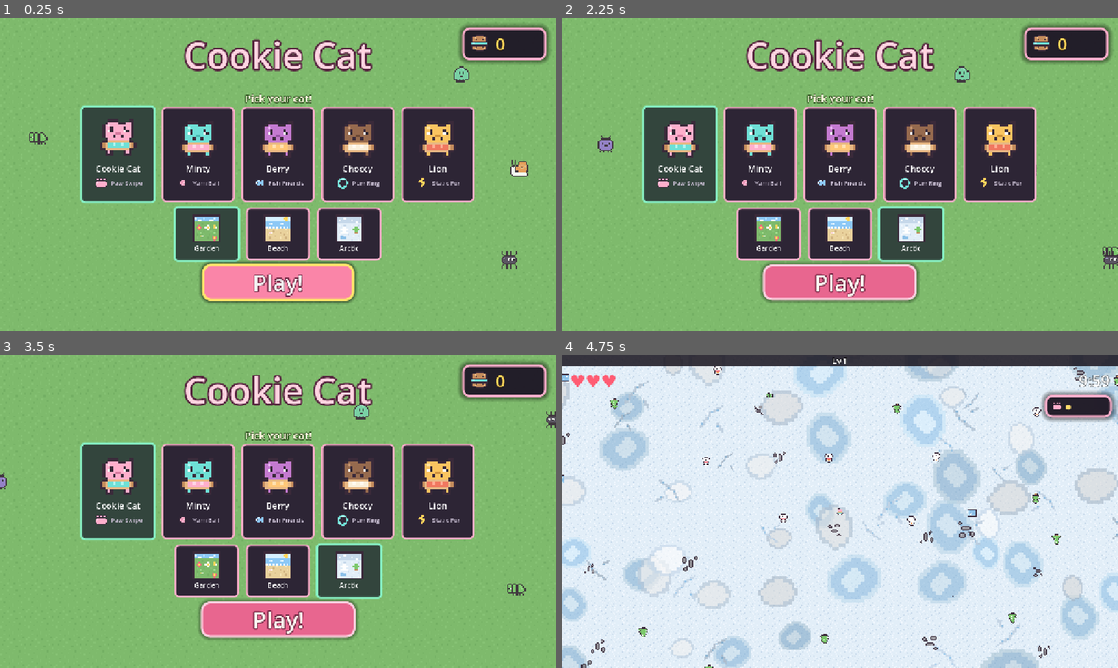
Above: before the commit, frames 1-4 (two rows, left to right).
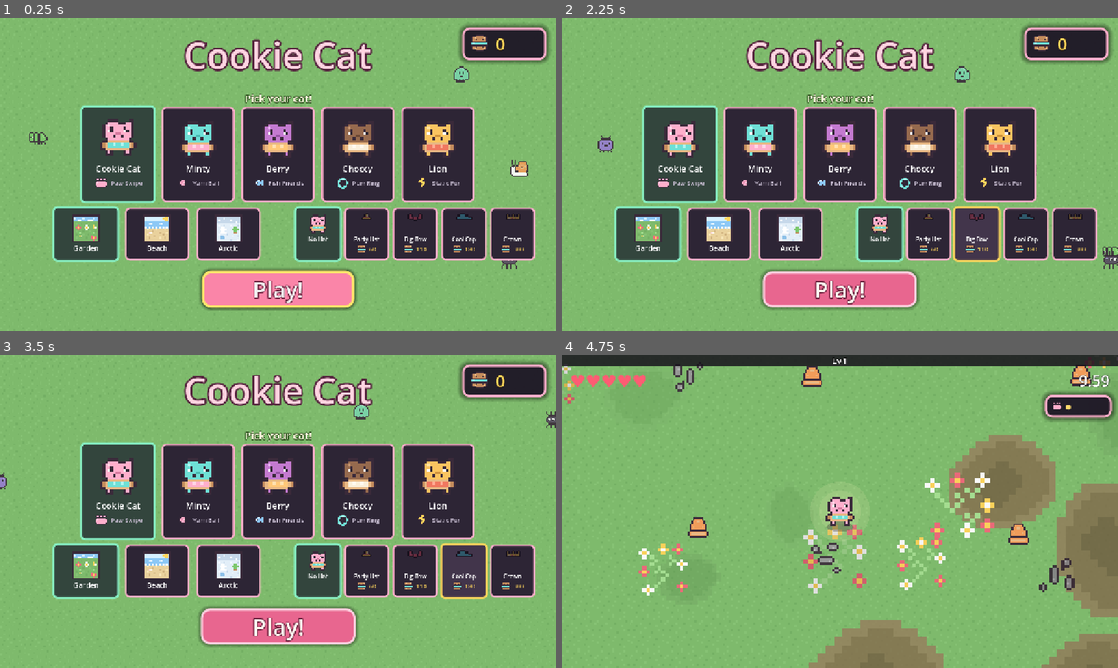
Above: after the commit, the same moments.

Repository: lukew-cogapp/cookie-cat
Game: Godot game, scene res://scenes/start_screen.tscn
Same seed, same stepped clock (60 frames per second), same inputs: the game is played once before the commit and once after it.
Inputs (mouse positions are in pixels of both pictures, inside the frame that each line leads up to):
- Up to frame 1 (0.25 s): no input
- Up to frame 2 (2.25 s): click (878, 233) at 0.52 s; click (928, 233) at 1.27 s; click (979, 233) at 2.02 s
- Up to frame 3 (3.5 s): click (461, 570) at 2.77 s
- Up to frame 4 (4.75 s): click (1073, 570) at 3.52 s; click "Play!" at 4.25 s

The runs differ from the first frame. In frame 1, 16% of the frame differs, in the area x 9-97%, y 60-94%; in frame 2, 15%; in frame 3, 15%; in frame 4, 95%, in the area x 0-100%, y 2-100%.
Error before the commit: Invalid access to property or key 'STARTER_HAT' on a base object of type 'Node (tuning.gd)'. (res://scripts/save_state.gd:35)

Commit message:
Add the hat shop, fix its overlap with the maps, and take WASD in menus
Declaring a ui_* action replaces Godot's built-in events rather than adding
to them, so the arrows, stick and D-pad are restated alongside the letters.

Diff:
--- a/project.godot
+++ b/project.godot
@@ -85,6 +85,27 @@
 ]
 }
 
+ui_left={
+"deadzone": 0.2,
+"events": [Object(InputEventKey,"resource_local_to_scene":false,"resource_name":"","device":-1,"window_id":0,"alt_pressed":false,"shift_pressed":false,"ctrl_pressed":false,"meta_pressed":false,"pressed":false,"keycode":0,"physical_keycode":65,"key_label":0,"unicode":0,"location":0,"echo":false,"script":null), Object(InputEventKey,"resource_local_to_scene":false,"resource_name":"","device":-1,"window_id":0,"alt_pressed":false,"shift_pressed":false,"ctrl_pressed":false,"meta_pressed":false,"pressed":false,"keycode":0,"physical_keycode":4194319,"key_label":0,"unicode":0,"location":0,"echo":false,"script":null), Object(InputEventJoypadMotion,"resource_local_to_scene":false,"resource_name":"","device":-1,"axis":0,"axis_value":-1.0,"script":null), Object(InputEventJoypadButton,"resource_local_to_scene":false,"resource_name":"","device":-1,"button_index":13,"pressure":0.0,"pressed":false,"script":null)
+]
+}
+ui_right={
+"deadzone": 0.2,
+"events": [Object(InputEventKey,"resource_local_to_scene":false,"resource_name":"","device":-1,"window_id":0,"alt_pressed":false,"shift_pressed":false,"ctrl_pressed":false,"meta_pressed":false,"pressed":false,"keycode":0,"physical_keycode":68,"key_label":0,"unicode":0,"location":0,"echo":false,"script":null), Object(InputEventKey,"resource_local_to_scene":false,"resource_name":"","device":-1,"window_id":0,"alt_pressed":false,"shift_pressed":false,"ctrl_pressed":false,"meta_pressed":false,"pressed":false,"keycode":0,"physical_keycode":4194321,"key_label":0,"unicode":0,"location":0,"echo":false,"script":null), Object(InputEventJoypadMotion,"resource_local_to_scene":false,"resource_name":"","device":-1,"axis":0,"axis_value":1.0,"script":null), Object(InputEventJoypadButton,"resource_local_to_scene":false,"resource_name":"","device":-1,"button_index":14,"pressure":0.0,"pressed":false,"script":null)
+]
+}
+ui_up={
+"deadzone": 0.2,
+"events": [Object(InputEventKey,"resource_local_to_scene":false,"resource_name":"","device":-1,"window_id":0,"alt_pressed":false,"shift_pressed":false,"ctrl_pressed":false,"meta_pressed":false,"pressed":false,"keycode":0,"physical_keycode":87,"key_label":0,"unicode":0,"location":0,"echo":false,"script":null), Object(InputEventKey,"resource_local_to_scene":false,"resource_name":"","device":-1,"window_id":0,"alt_pressed":false,"shift_pressed":false,"ctrl_pressed":false,"meta_pressed":false,"pressed":false,"keycode":0,"physical_keycode":4194320,"key_label":0,"unicode":0,"location":0,"echo":false,"script":null), Object(InputEventJoypadMotion,"resource_local_to_scene":false,"resource_name":"","device":-1,"axis":1,"axis_value":-1.0,"script":null), Object(InputEventJoypadButton,"resource_local_to_scene":false,"resource_name":"","device":-1,"button_index":11,"pressure":0.0,"pressed":false,"script":null)
+]
+}
+ui_down={
+"deadzone": 0.2,
+"events": [Object(InputEventKey,"resource_local_to_scene":false,"resource_name":"","device":-1,"window_id":0,"alt_pressed":false,"shift_pressed":false,"ctrl_pressed":false,"meta_pressed":false,"pressed":false,"keycode":0,"physical_keycode":83,"key_label":0,"unicode":0,"location":0,"echo":false,"script":null), Object(InputEventKey,"resource_local_to_scene":false,"resource_name":"","device":-1,"window_id":0,"alt_pressed":false,"shift_pressed":false,"ctrl_pressed":false,"meta_pressed":false,"pressed":false,"keycode":0,"physical_keycode":4194322,"key_label":0,"unicode":0,"location":0,"echo":false,"script":null), Object(InputEventJoypadMotion,"resource_local_to_scene":false,"resource_name":"","device":-1,"axis":1,"axis_value":1.0,"script":null), Object(InputEventJoypadButton,"resource_local_to_scene":false,"resource_name":"","device":-1,"button_index":12,"pressure":0.0,"pressed":false,"script":null)
+]
+}
+
 [physics]
 
 ; Enemies are moved by hand in one loop and hit by distance checks, so nothing
--- a/scenes/start_screen.tscn
+++ b/scenes/start_screen.tscn
@@ -129,14 +129,29 @@
 anchor_top = 0.5
 anchor_right = 0.5
 anchor_bottom = 0.5
-offset_left = -260.0
+offset_left = -620.0
 offset_top = 76.0
-offset_right = 260.0
+offset_right = -40.0
 offset_bottom = 198.0
 grow_horizontal = 2
 grow_vertical = 2
-alignment = 1
+alignment = 2
 theme_override_constants/separation = 16
+
+[node name="Hats" type="HBoxContainer" parent="."]
+anchors_preset = 8
+anchor_left = 0.5
+anchor_top = 0.5
+anchor_right = 0.5
+anchor_bottom = 0.5
+offset_left = 40.0
+offset_top = 76.0
+offset_right = 620.0
+offset_bottom = 198.0
+grow_horizontal = 2
+grow_vertical = 2
+alignment = 0
+theme_override_constants/separation = 8
 
 [node name="Play" type="Button" parent="."]
 anchors_preset = 8
@@ -145,9 +160,9 @@
 anchor_right = 0.5
 anchor_bottom = 0.5
 offset_left = -170.0
-offset_top = 210.0
+offset_top = 226.0
 offset_right = 170.0
-offset_bottom = 286.0
+offset_bottom = 302.0
 grow_horizontal = 2
 grow_vertical = 2
 text = "Play!"
--- a/scripts/start_screen.gd
+++ b/scripts/start_screen.gd
@@ -9,6 +9,7 @@
 @onready var _title: Label = $Title
 @onready var _cards: HBoxContainer = $Cards
 @onready var _maps: HBoxContainer = $Maps
+@onready var _hats: HBoxContainer = $Hats
 @onready var _play: Button = $Play
 @onready var _cookies: Label = $Cookies/Pad/Row/Count
 @onready var _stats: Label = $Stats
@@ -24,6 +25,12 @@
 ## The same pair for the map row.
 var _map_buttons: Dictionary = {}
 var _map_arts: Dictionary = {}
+## And for the hat shop, plus each card's price row, hidden once it is owned.
+var _hat_buttons: Dictionary = {}
+var _hat_arts: Dictionary = {}
+var _hat_prices: Dictionary = {}
+## Hat overlay per cat card, so the picker shows the cat as it will play.
+var _cat_hats: Dictionary = {}
 var _hop: Tween
 
 
@@ -38,6 +45,7 @@
 	Save.changed.connect(_refresh)
 	_build_cards()
 	_build_map_cards()
+	_build_hat_cards()
 	_wire_focus()
 	_select(Run.cat)
 	_select_map(Run.map)
@@ -57,6 +65,7 @@
 
 func _refresh() -> void:
 	_cookies.text = str(Save.cookies)
+	_refresh_hats()
 	if Save.runs == 0:
 		# A first-time player has no history worth printing.
 		_stats.text = ""
@@ -83,6 +92,13 @@
 		_maps.add_child(b)
 
 
+func _build_hat_cards() -> void:
+	for id: String in Tuning.HATS:
+		var b := _hat_card(id)
+		_hat_buttons[id] = b
+		_hats.add_child(b)
+
+
 ## A card: the cat, its name, and the toy it starts with. Nothing is locked, so
 ## there is no price row and no greyed state to draw.
 func _card(id: String) -> Button:
@@ -112,6 +128,17 @@
 	art.texture_filter = CanvasItem.TEXTURE_FILTER_NEAREST
 	_arts[id] = art
 	col.add_child(art)
+
+	# The equipped hat, over the portrait: hat and cat are both 16x16 sharing
+	# an origin, so a full-rect overlay lines the pixels up.
+	var hat := TextureRect.new()
+	hat.set_anchors_preset(Control.PRESET_FULL_RECT)
+	hat.expand_mode = TextureRect.EXPAND_IGNORE_SIZE
+	hat.stretch_mode = TextureRect.STRETCH_KEEP_ASPECT_CENTERED
+	hat.texture_filter = CanvasItem.TEXTURE_FILTER_NEAREST
+	hat.mouse_filter = Control.MOUSE_FILTER_IGNORE
+	_cat_hats[id] = hat
+	art.add_child(hat)
 
 	var cat_name := Label.new()
 	cat_name.text = String(cat["name"])
@@ -176,6 +203,61 @@
 	return b
 
 
+## A hat card: the hat, its name, and its cookie price until it is owned. The
+## "none" card wears the chosen cat's bare face, so taking the hat off is a
+## picture rather than a word.
+func _hat_card(id: String) -> Button:
+	var info: Dictionary = Tuning.HATS[id]
+
+	var b := Button.new()
+	b.custom_minimum_size = Tuning.START_HAT_CARD_SIZE
+	b.add_theme_stylebox_override("normal", _card_style)
+	b.add_theme_stylebox_override("hover", _card_hover)
+	b.add_theme_stylebox_override("focus", _card_hover)
+	b.add_theme_stylebox_override("pressed", _card_hover)
+	b.pressed.connect(_press_hat.bind(id))
+
+	var col := VBoxContainer.new()
+	col.set_anchors_preset(Control.PRESET_FULL_RECT)
+	col.alignment = BoxContainer.ALIGNMENT_CENTER
+	col.add_theme_constant_override("separation", 2)
+	col.mouse_filter = Control.MOUSE_FILTER_IGNORE
+	b.add_child(col)
+
+	var art := TextureRect.new()
+	if String(info["art"]) != "":
+		art.texture = load(String(info["art"]))
+	art.custom_minimum_size = Tuning.START_HAT_ART_SIZE
+	art.expand_mode = TextureRect.EXPAND_IGNORE_SIZE
+	art.stretch_mode = TextureRect.STRETCH_KEEP_ASPECT_CENTERED
+	art.texture_filter = CanvasItem.TEXTURE_FILTER_NEAREST
+	_hat_arts[id] = art
+	col.add_child(art)
+
+	var hat_name := Label.new()
+	hat_name.text = String(info["name"])
+	hat_name.horizontal_alignment = HORIZONTAL_ALIGNMENT_CENTER
+	hat_name.add_theme_font_size_override("font_size", 13)
+	col.add_child(hat_name)
+
+	var price := HBoxContainer.new()
+	price.alignment = BoxContainer.ALIGNMENT_CENTER
+	price.add_theme_constant_override("separation", 4)
+	var icon := _pixel_icon(Tuning.pickup_art("cookie"))
+	icon.custom_minimum_size = Tuning.START_HAT_COOKIE_SIZE
+	price.add_child(icon)
+	var cost := Label.new()
+	cost.text = str(int(info["cost"]))
+	cost.vertical_alignment = VERTICAL_ALIGNMENT_CENTER
+	cost.add_theme_font_size_override("font_size", 14)
+	cost.add_theme_color_override("font_color", Tuning.START_COST_COLOUR)
+	price.add_child(cost)
+	_hat_prices[id] = price
+	col.add_child(price)
+
+	return b
+
+
 func _pixel_icon(path: String) -> TextureRect:
 	var icon := TextureRect.new()
 	icon.texture = load(path)
@@ -186,26 +268,28 @@
 	return icon
 
 
-## Left and right wrap around each row; up and down cycle cats, maps and Play,
-## so a gamepad can never park focus in a dead end. Rebuilt rows leave their
-## old cards dying until the frame ends, so those are filtered out.
+## Left and right wrap around each row; up and down cycle cats, the shop band
+## and Play, so a gamepad can never park focus in a dead end. Maps and hats
+## share one band, so left and right walk from the last map into the first hat
+## and wrap round. Rebuilt rows leave their old cards dying until the frame
+## ends, so those are filtered out.
 func _wire_focus() -> void:
 	var alive := func(c: Node) -> bool: return not c.is_queued_for_deletion()
 	var cats: Array = _cards.get_children().filter(alive)
-	var maps: Array = _maps.get_children().filter(alive)
+	var band: Array = _maps.get_children().filter(alive) + _hats.get_children().filter(alive)
 	for i in cats.size():
 		var b: Button = cats[i]
 		b.focus_neighbor_left = b.get_path_to(cats[(i - 1 + cats.size()) % cats.size()])
 		b.focus_neighbor_right = b.get_path_to(cats[(i + 1) % cats.size()])
 		b.focus_neighbor_top = b.get_path_to(_play)
-		b.focus_neighbor_bottom = b.get_path_to(maps[mini(i, maps.size() - 1)])
-	for i in maps.size():
-		var b: Button = maps[i]
-		b.focus_neighbor_left = b.get_path_to(maps[(i - 1 + maps.size()) % maps.size()])
-		b.focus_neighbor_right = b.get_path_to(maps[(i + 1) % maps.size()])
+		b.focus_neighbor_bottom = b.get_path_to(band[mini(i, band.size() - 1)])
+	for i in band.size():
+		var b: Button = band[i]
+		b.focus_neighbor_left = b.get_path_to(band[(i - 1 + band.size()) % band.size()])
+		b.focus_neighbor_right = b.get_path_to(band[(i + 1) % band.size()])
 		b.focus_neighbor_top = b.get_path_to(cats[mini(i, cats.size() - 1)])
 		b.focus_neighbor_bottom = b.get_path_to(_play)
-	_play.focus_neighbor_top = _play.get_path_to(maps[0])
+	_play.focus_neighbor_top = _play.get_path_to(band[0])
 	_play.focus_neighbor_bottom = _play.get_path_to(cats[0])
 
 
@@ -219,6 +303,8 @@
 	for cid: String in _buttons:
 		var style: StyleBox = _card_selected if cid == id else _card_style
 		_buttons[cid].add_theme_stylebox_override("normal", style)
+	# The "no hat" card wears whichever cat is chosen.
+	_hat_arts[Tuning.STARTER_HAT].texture = load(String(Tuning.CATS[id]["art"]))
 	_hop_art(_arts[id])
 
 
@@ -233,6 +319,48 @@
 		var style: StyleBox = _card_selected if mid == id else _card_style
 		_map_buttons[mid].add_theme_stylebox_override("normal", style)
 	_hop_art(_map_arts[id])
+
+
+## Owned on press wears it; unowned on press buys it, which also wears it; and
+## a price the jar cannot cover shakes its head, the one refusal on the screen.
+func _press_hat(id: String) -> void:
+	if Save.is_hat_unlocked(id):
+		Save.equip_hat(id)
+		Audio.play("choose")
+		_hop_art(_hat_arts[id])
+	elif Save.unlock_hat(id):
+		Audio.play("chest")
+		_hop_art(_hat_arts[id])
+	else:
+		_wobble(_hat_buttons[id])
+
+
+## Owned hats drop their price and stand full colour; the worn one is framed,
+## on its card and on every cat portrait above.
+func _refresh_hats() -> void:
+	for id: String in _hat_buttons:
+		var owned := Save.is_hat_unlocked(id)
+		var style: StyleBox = _card_selected if id == Save.hat else _card_style
+		_hat_buttons[id].add_theme_stylebox_override("normal", style)
+		_hat_arts[id].modulate = Color.WHITE if owned else Tuning.START_LOCKED_TINT
+		# Invisible rather than gone, so every card keeps the same layout.
+		_hat_prices[id].modulate.a = 0.0 if owned else 1.0
+	var path := Tuning.hat_art(Save.hat)
+	var tex: Texture2D = load(path) if path != "" else null
+	for cid: String in _cat_hats:
+		_cat_hats[cid].texture = tex
+
+
+## A card the player cannot afford shakes its head.
+func _wobble(card: Control) -> void:
+	var t := create_tween()
+	for _n in 2:
+		t.tween_property(
+			card, "position:x", -Tuning.START_WOBBLE, Tuning.START_WOBBLE_TIME
+		).as_relative()
+		t.tween_property(
+			card, "position:x", Tuning.START_WOBBLE, Tuning.START_WOBBLE_TIME
+		).as_relative()
 
 
 func _hop_art(art: TextureRect) -> void:
--- a/scripts/tuning.gd
+++ b/scripts/tuning.gd
@@ -1037,6 +1037,35 @@
 const START_MAP_ART_SIZE := Vector2(64, 64)
 
 
+# --- Hats ---
+## The only thing cookies buy. Every cat and map is free, deliberately, so
+## nothing that changes how a run plays sits behind a grind: a hat changes no
+## number in the game. "none" is a real entry rather than a hidden state, so
+## taking a hat off is a card a child can press.
+##
+## A run pays roughly 76 to 135 cookies, so the party hat is one run away and
+## the crown three or four: something to want without a wall to hit.
+const STARTER_HAT := "none"
+const HATS := {
+	"none": {"name": "No Hat", "art": "", "cost": 0},
+	"party": {"name": "Party Hat", "art": "res://assets/hat_party.png", "cost": 60},
+	"bow": {"name": "Big Bow", "art": "res://assets/hat_bow.png", "cost": 110},
+	"cap": {"name": "Cool Cap", "art": "res://assets/hat_cap.png", "cost": 180},
+	"crown": {"name": "Crown", "art": "res://assets/hat_crown.png", "cost": 300},
+}
+## Hat cards share the band with the map row, so five must fit half a screen.
+## The hat art is 16x16 drawn at a whole 3x.
+const START_HAT_CARD_SIZE := Vector2(104, 122)
+const START_HAT_ART_SIZE := Vector2(48, 48)
+const START_HAT_COOKIE_SIZE := Vector2(24, 24)
+
+
+## A hat's texture path, empty for "none" or anything unknown, so callers draw
+## nothing rather than crash on an edited save.
+func hat_art(id: String) -> String:
+	return String(HATS[id]["art"]) if HATS.has(id) else ""
+
+
 ## The tables `ground.gd` and `props.gd` swap by map. Read through here so an
 ## unknown id falls back to the garden rather than crashing mid-load.
 func map_info(id: String) -> Dictionary:
--- /dev/null
+++ b/test/hats_test.gd
@@ -0,0 +1,142 @@
+extends GutTest
+## The hat shop: the only thing cookies buy. Everything that changes how a run
+## plays is free, so a hat must change no number, and the shop machinery must
+## not lose or invent one.
+##
+## Like save_test, these keep the real file's contents and put them back: a
+## test run must not spend a child's cookies or knock their hat off.
+
+var _kept: Dictionary = {}
+
+
+func before_all() -> void:
+	_kept = {
+		"cookies": Save.cookies,
+		"unlocked": Save.unlocked.duplicate(),
+		"maps": Save.maps.duplicate(),
+		"hats": Save.hats.duplicate(),
+		"hat": Save.hat,
+		"best_time": Save.best_time,
+		"best_kills": Save.best_kills,
+		"runs": Save.runs,
+	}
+
+
+func after_all() -> void:
+	Save.cookies = int(_kept["cookies"])
+	Save.unlocked = _kept["unlocked"]
+	Save.maps = _kept["maps"]
+	Save.hats = _kept["hats"]
+	Save.hat = String(_kept["hat"])
+	Save.best_time = float(_kept["best_time"])
+	Save.best_kills = int(_kept["best_kills"])
+	Save.runs = int(_kept["runs"])
+	Save.save_now()
+
+
+func before_each() -> void:
+	Save.cookies = 0
+	Save.hats = []
+	Save.hat = Tuning.STARTER_HAT
+
+
+func test_bare_headed_is_always_available() -> void:
+	assert_true(Save.is_hat_unlocked(Tuning.STARTER_HAT), "no hat is always an option")
+	assert_eq(int(Tuning.HATS[Tuning.STARTER_HAT]["cost"]), 0, "and it costs nothing")
+	assert_true(Save.equip_hat(Tuning.STARTER_HAT), "and can always be worn")
+
+
+## Every priced hat must have art on disk and a name; a shop card with a blank
+## picture sells nothing to a child who reads by pictures.
+func test_every_hat_has_art_and_a_name() -> void:
+	for id: String in Tuning.HATS:
+		assert_ne(String(Tuning.HATS[id]["name"]), "", "%s has a name" % id)
+		if id == Tuning.STARTER_HAT:
+			continue
+		assert_true(
+			ResourceLoader.exists(String(Tuning.HATS[id]["art"])), "%s art exists" % id
+		)
+
+
+## A run pays roughly 76 to 135 cookies. The cheapest hat must be one run away
+## and the dearest a few, or the shop is a wall rather than something to want.
+func test_prices_are_reachable() -> void:
+	var costs: Array[int] = []
+	for id: String in Tuning.HATS:
+		if id != Tuning.STARTER_HAT:
+			costs.append(int(Tuning.HATS[id]["cost"]))
+	costs.sort()
+	assert_lte(costs[0], 76, "the first hat is one run away")
+	assert_lte(costs[-1], 4 * 135, "the last is a few runs, not a season")
+
+
+func test_buying_spends_exactly_once() -> void:
+	Save.cookies = int(Tuning.HATS["party"]["cost"]) + 5
+	assert_true(Save.unlock_hat("party"), "the first buy works")
+	assert_eq(Save.cookies, 5, "and charged the price")
+	assert_false(Save.unlock_hat("party"), "buying it again is refused")
+	assert_eq(Save.cookies, 5, "and charged nothing")
+
+
+func test_buying_puts_the_hat_on() -> void:
+	Save.cookies = int(Tuning.HATS["bow"]["cost"])
+	Save.unlock_hat("bow")
+	assert_eq(Save.hat, "bow", "a child who paid wants to see it at once")
+
+
+func test_a_hat_that_cannot_be_afforded_stays_in_the_shop() -> void:
+	Save.cookies = int(Tuning.HATS["crown"]["cost"]) - 1
+	assert_false(Save.unlock_hat("crown"), "refused")
+	assert_eq(Save.cookies, int(Tuning.HATS["crown"]["cost"]) - 1, "and charged nothing")
+	assert_false(Save.is_hat_unlocked("crown"), "and not owned")
+
+
+func test_an_unowned_hat_cannot_be_worn() -> void:
+	assert_false(Save.equip_hat("crown"), "not paid for")
+	assert_eq(Save.hat, Tuning.STARTER_HAT, "so the head stays bare")
+
+
+func test_unknown_ids_are_refused() -> void:
+	Save.cookies = 9999
+	assert_false(Save.unlock_hat("propeller"), "no such hat to buy")
+	assert_false(Save.equip_hat("propeller"), "or to wear")
+
+
+func test_owned_and_worn_survive_a_reload() -> void:
+	Save.cookies = int(Tuning.HATS["cap"]["cost"])
+	Save.unlock_hat("cap")
+	Save.load_now()
+	assert_true(Save.is_hat_unlocked("cap"), "the hat came back")
+	assert_eq(Save.hat, "cap", "still being worn")
+
+
+func test_taking_the_hat_off_survives_a_reload() -> void:
+	Save.cookies = int(Tuning.HATS["party"]["cost"])
+	Save.unlock_hat("party")
+	Save.equip_hat(Tuning.STARTER_HAT)
+	Save.load_now()
+	assert_eq(Save.hat, Tuning.STARTER_HAT, "bare-headed stuck")
+	assert_true(Save.is_hat_unlocked("party"), "and the hat is still owned")
+
+
+## An edited or corrupt save must not put an unknown hat on the cat.
+func test_an_unknown_hat_in_the_file_is_dropped() -> void:
+	var f := FileAccess.open(Save.PATH, FileAccess.WRITE)
+	f.store_string(
+		JSON.stringify(
+			{"version": Save.VERSION, "hats": ["propeller"], "hat": "propeller"}
+		)
+	)
+	f.close()
+	Save.load_now()
+	assert_false("propeller" in Save.hats, "the unknown hat was dropped")
+	assert_eq(Save.hat, Tuning.STARTER_HAT, "and the head is bare, not broken")
+
+
+## A save naming an unbought crown as worn falls back to bare-headed.
+func test_wearing_an_unowned_hat_in_the_file_is_refused() -> void:
+	var f := FileAccess.open(Save.PATH, FileAccess.WRITE)
+	f.store_string(JSON.stringify({"version": Save.VERSION, "hats": [], "hat": "crown"}))
+	f.close()
+	Save.load_now()
+	assert_eq(Save.hat, Tuning.STARTER_HAT, "not owned, so not worn")
--- a/test/input_test.gd
+++ b/test/input_test.gd
@@ -94,3 +94,36 @@
 			slowest,
 			"a gentle push outruns the %s" % Tuning.ENEMIES[kind]["name"],
 		)
+
+
+## Menus must answer to the same keys the cat does. Declaring a `ui_*` action
+## REPLACES Godot's built-in events rather than adding to them, so the arrows,
+## the stick and the D-pad all have to be restated or they stop working the
+## moment WASD is added.
+func test_menus_take_wasd_and_everything_else() -> void:
+	var letters := {"ui_left": KEY_A, "ui_right": KEY_D, "ui_up": KEY_W, "ui_down": KEY_S}
+	var arrows := {
+		"ui_left": KEY_LEFT, "ui_right": KEY_RIGHT, "ui_up": KEY_UP, "ui_down": KEY_DOWN,
+	}
+	var pad := {
+		"ui_left": JOY_BUTTON_DPAD_LEFT,
+		"ui_right": JOY_BUTTON_DPAD_RIGHT,
+		"ui_up": JOY_BUTTON_DPAD_UP,
+		"ui_down": JOY_BUTTON_DPAD_DOWN,
+	}
+	for action: String in letters:
+		assert_true(_has_physical_key(action, letters[action]), "%s takes its letter" % action)
+		assert_true(_has_physical_key(action, arrows[action]), "%s takes its arrow" % action)
+		assert_true(_has_button(action, pad[action]), "%s takes the D-pad" % action)
+		var sticks := 0
+		for e: InputEvent in _events(action):
+			if e is InputEventJoypadMotion:
+				sticks += 1
+		assert_gt(sticks, 0, "%s takes the stick" % action)
+
+
+func _has_physical_key(action: String, code: int) -> bool:
+	for e: InputEvent in _events(action):
+		if e is InputEventKey and (e as InputEventKey).physical_keycode == code:
+			return true
+	return false
--- a/test/save_test.gd
+++ b/test/save_test.gd
@@ -11,6 +11,9 @@
 	_kept = {
 		"cookies": Save.cookies,
 		"unlocked": Save.unlocked.duplicate(),
+		"maps": Save.maps.duplicate(),
+		"hats": Save.hats.duplicate(),
+		"hat": Save.hat,
 		"best_time": Save.best_time,
 		"best_kills": Save.best_kills,
 		"runs": Save.runs,
@@ -20,6 +23,9 @@
 func after_all() -> void:
 	Save.cookies = int(_kept["cookies"])
 	Save.unlocked = _kept["unlocked"]
+	Save.maps = _kept["maps"]
+	Save.hats = _kept["hats"]
+	Save.hat = String(_kept["hat"])
 	Save.best_time = float(_kept["best_time"])
 	Save.best_kills = int(_kept["best_kills"])
 	Save.runs = int(_kept["runs"])
--- a/test/tuning_test.gd
+++ b/test/tuning_test.gd
@@ -242,9 +242,8 @@
 	)
 
 
-## Cookies must still be worth earning, even though nothing costs them yet:
-## they are the currency for the cosmetics to come, and a run that pays
-## nothing makes the counter on the start screen a decoration.
+## Cookies must be worth earning: they are the hat shop's currency, and a run
+## that pays nothing makes the counter on the start screen a decoration.
 func test_a_run_pays_cookies() -> void:
 	var a_run := (
 		Tuning.COOKIE_PER_BOSS * Tuning.BOSS_MINUTES.size() * Tuning.COOKIE_VALUE
Binary file changed: assets/hat_bow.png
Not shown, added: assets/hat_bow.png.import
Binary file changed: assets/hat_cap.png
Not shown, added: assets/hat_cap.png.import
Binary file changed: assets/hat_crown.png
Not shown, added: assets/hat_crown.png.import
Binary file changed: assets/hat_party.png
Not shown, added: assets/hat_party.png.import
Not shown, added: test/hats_test.gd.uid
